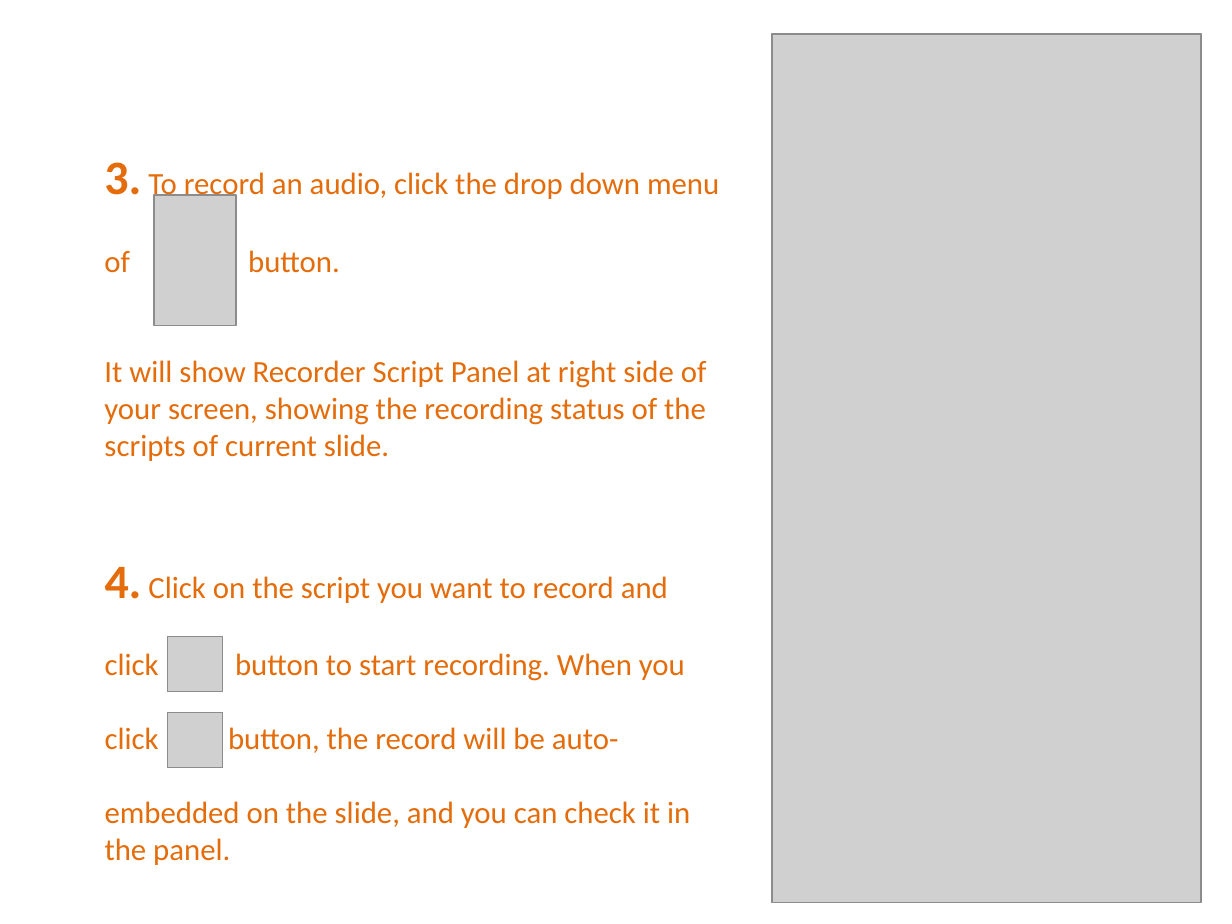
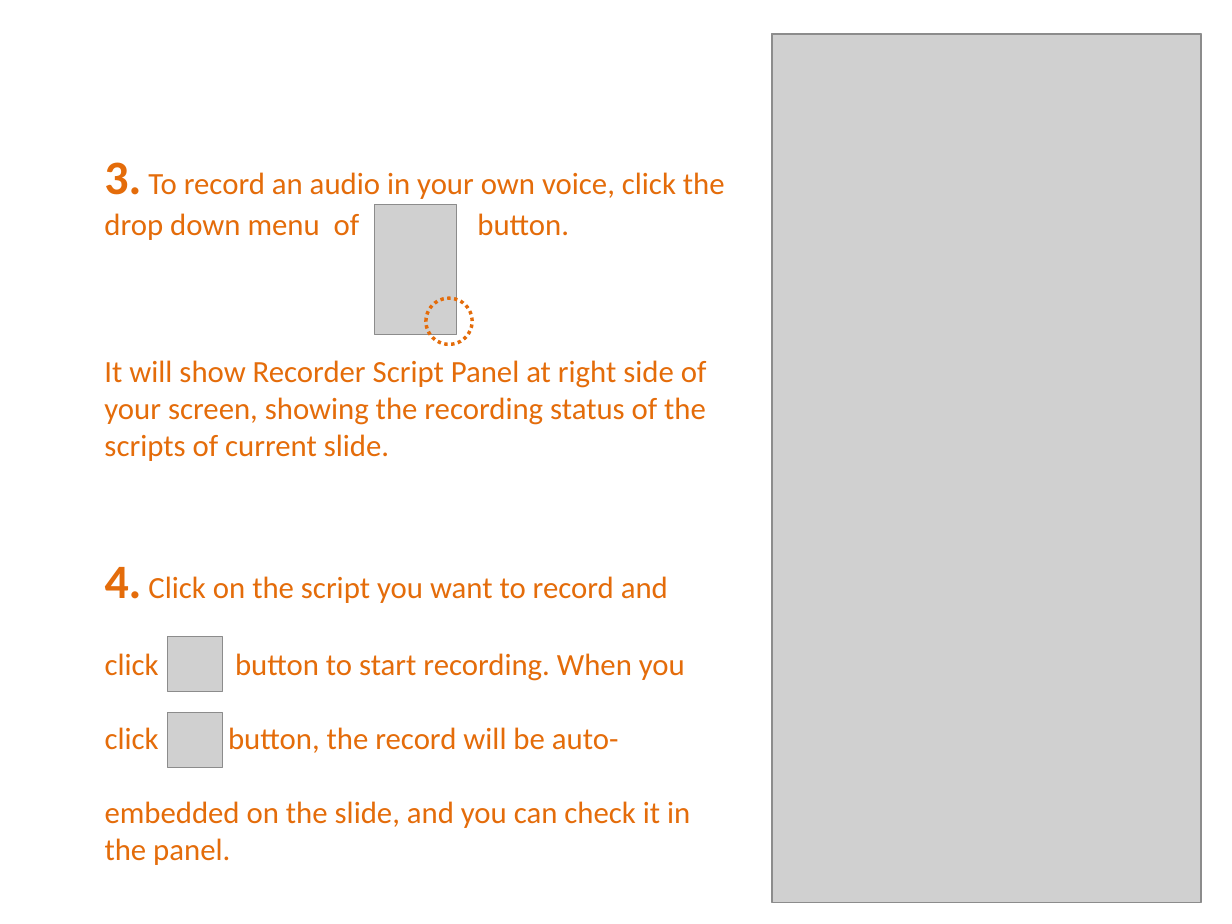
Before and after one commit to PowerPointLabs/PowerPointLabs, a slide deck: slide 28 of doc/PowerPointLabs Quick Tutorial.pptx (slide 27 before the commit). Drawn at 1232x924 pixels with LibreOffice and Linux fonts; fonts in the diff are those of the drawing; grey boxes stand for pictures. Boxes give left, top, right and bottom in pixels: in the first picture for what was removed or moved away, otherwise in the second. Text is boxed around its words. In the diff, an @@ line names an element or a change of style, - is before the commit and + after.

```diff
--- a/doc/PowerPointLabs Quick Tutorial.pptx
+++ b/doc/PowerPointLabs Quick Tutorial.pptx
@@ text at box(104, 162, 725, 240): text changed @@
-3. To record an audio, click the drop down menu
-of button.
+3. To record an audio in your own voice, click the drop down menu of button.
@@ picture: place and size @@
-picture at box(154, 195, 237, 325)
+picture at box(375, 205, 457, 335)
@@ ellipse added at box(426, 298, 473, 345), outline #E46C0A 2 pt dashed @@
```
Also in this commit, not shown: 12 other slides changed, 7 slides added.
